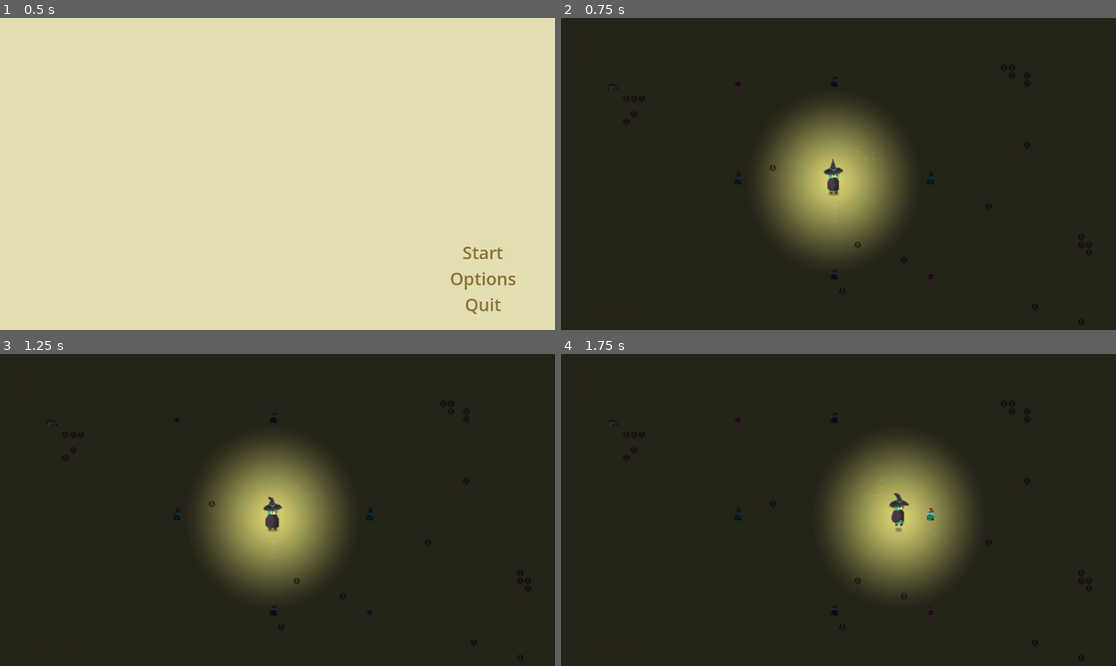
Above: before the commit, frames 1-4 (two rows, left to right).
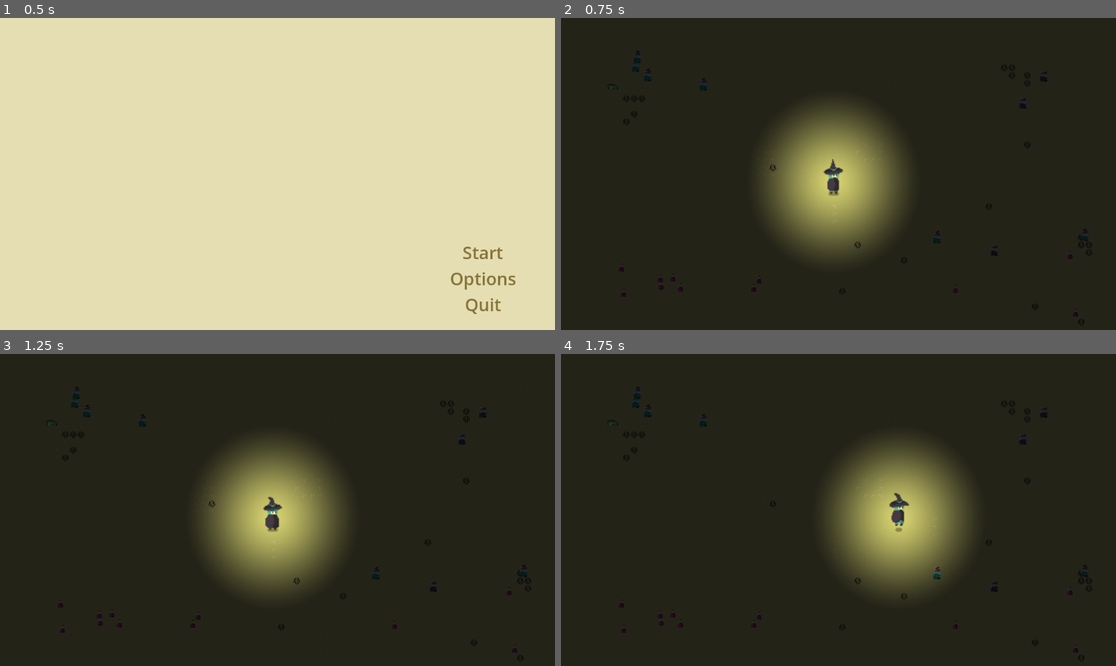
Above: after the commit, the same moments.

Repository: AnthonyDrow21/PSGameJam2024-2
Game: Godot game, scene res://Menus/MainMenu.tscn
Two runs of this game, one before a commit and one after it. Both use one fixed random seed, a clock stepped at 60 frames per second and the inputs below. Sound files missing from this copy of the repository are replaced by a short silence.
Inputs (mouse positions are in pixels of both pictures, inside the frame that each line leads up to):
- Up to frame 1 (0.5 s): no input
- Up to frame 2 (0.75 s): click "Start" at 0.5 s
- Up to frame 3 (1.25 s): no input
- Up to frame 4 (1.75 s): move the mouse to (960, 494) at 1.27 s; hold Right (ui_right) from 1.28 s (still down); click (960, 494) at 1.42 s; tap Space (ui_select) at 1.52 s

Frame 1 is identical in both runs. In frame 2, 0.2% of the frame differs, in the area x 10-95%, y 10-96%; in frame 3, 0.2%; in frame 4, 0.3%.

Commit message:
Add ItemSpawnZone
Added ItemSpawnZone, which can be instantiated in the World and customized through the exported parameters. Spawn zone can optionally respawn items at a specified increment. Items in the spawn zone will be randomly chosen from the itemIds array, which should have valid Item IDs as defined in the ItemDatabase.

Removed temporary world item spawn code with temporary placed zones that spawn green, pink, black, and all types of potions respectively. Green potion spawn zone will respawn items every 5 seconds. We can add real zones with useful items later.

Diff:
--- a/Elements/ItemDrop.gd
+++ b/Elements/ItemDrop.gd
@@ -12,6 +12,8 @@
 var player = null
 var being_picked_up = false
 var is_playing = false;
+
+signal picked_up
 
 # Called when the node enters the scene tree for the first time.
 func _ready():
@@ -45,6 +47,7 @@
 func pick_up_item(body):
 	player = body
 	being_picked_up = true
+	emit_signal("picked_up")
 
 func _on_pickup_audio_finished() -> void:
 	queue_free()
--- /dev/null
+++ b/Elements/ItemSpawnZone.gd
@@ -0,0 +1,92 @@
+extends Control
+
+var ItemDropClass = preload("res://Elements/ItemDrop.tscn")
+
+@export var shouldRespawnIfEmpty = false
+@export var respawnTime_sec = 20 # unused if shouldRespawnIfEmpty is false
+@export var maxNumberOfItems = 10
+@export var minNumberOfItems = 1
+@export var itemIds = []
+
+var RNG = RandomNumberGenerator.new()
+
+# Respawn variables- timer used to respawn items according to respawnTime_sec;
+# _num_items_left_to_spawn used to track how many items (up to max) we've tried to respawn
+var _respawn_item_timer : Timer = null
+var _num_items_left_to_spawn : int = 0
+var _respawning : bool = false
+
+# Number of items in the zone- this gets reduced when player picks items out of spawn
+# and when we spawn new items in
+var _num_items = 0
+
+# Bounds of the spawning zone
+var minx : int
+var miny : int
+var maxx : int
+var maxy : int
+
+func _initialize():
+	minx = self.global_position.x
+	miny = self.global_position.y
+	maxx = minx + self.size.x
+	maxy = miny + self.size.y
+	print("Creating zone (", minx, ",", maxx, ") (", miny, ",", maxy, ")")
+	spawn_initial_items()
+
+func item_removed_from_zone():
+	_num_items -= 1
+	if _num_items == 0 and shouldRespawnIfEmpty and not _respawning:
+		_respawning = true
+		_num_items_left_to_spawn = maxNumberOfItems
+		respawn_timer_start()
+
+func respawn_timer_start():
+	#print("try respawn item; try: ", _num_items_left_to_spawn, "; itemcount: ", _num_items)
+	# start a timer to respawn one item at a time until we have items between min and max
+	_respawn_item_timer = Timer.new()
+	add_child(_respawn_item_timer)
+	_respawn_item_timer.start(respawnTime_sec)
+	_respawn_item_timer.one_shot = true
+	_respawn_item_timer.connect("timeout", _on_respawn_item_timer_timeout)
+
+func _on_respawn_item_timer_timeout():
+	_num_items_left_to_spawn -= 1
+	remove_child(_respawn_item_timer)
+
+	# stop respawning if we've already respawned
+	if _num_items_left_to_spawn == 0:
+		# but keep respawning if player picked up all the items we spawned already!
+		if _num_items != 0:
+			#print("done spawning")
+			_respawning = false
+			return
+		else:
+			_num_items_left_to_spawn = maxNumberOfItems
+
+	spawn_item()
+	respawn_timer_start()
+
+func spawn_item():
+	# Always spawn minimum number of items; after that
+	# it's a 50/50 draw if we want to spawn additional items
+	if _num_items >= minNumberOfItems:
+		var shouldSpawnItem = randi() % 2
+		if not shouldSpawnItem:
+			return
+
+	# pick a random item type from the list and put it at a random spot in the zone
+	var item_id_index = randi_range(0, itemIds.size()-1) # uniform random int
+	var xrand = RNG.randf_range(minx, maxx) # uniform random float
+	var yrand = RNG.randf_range(miny, maxy) # uniform random float
+
+	var item = ItemDropClass.instantiate().with_id(itemIds[item_id_index])
+	item.picked_up.connect(item_removed_from_zone)
+	get_parent().add_child(item)
+	item.position.x = xrand
+	item.position.y = yrand
+	_num_items += 1
+
+func spawn_initial_items():
+	for i in range(0, maxNumberOfItems):
+		spawn_item()
--- /dev/null
+++ b/Elements/ItemSpawnZone.tscn
@@ -0,0 +1,10 @@
+[gd_scene load_steps=2 format=3 uid="uid://te8jlc7c4wpr"]
+
+[ext_resource type="Script" path="res://Elements/ItemSpawnZone.gd" id="1_khnre"]
+
+[node name="ItemSpawnZone" type="Control"]
+modulate = Color(1, 0, 1, 0.27451)
+custom_minimum_size = Vector2(10, 10)
+layout_mode = 3
+anchors_preset = 0
+script = ExtResource("1_khnre")
--- a/World.gd
+++ b/World.gd
@@ -18,7 +18,6 @@
 # Called when the node enters the scene tree for the first time.
 func _ready():
 	$Player/CharacterBody2D/PointLight2D.connect("game_over", on_game_over)
-	test_spawn_items()
 	add_menu(INVENTORY_MENU)
 	INVENTORY_MENU.hide()
 
@@ -26,6 +25,10 @@
 	PAUSE_MENU.toggle_pause.connect(on_pause_toggled)
 	PAUSE_MENU.restart_requested.connect(on_restart)
 	PAUSE_MENU.hide()
+
+	# initialize spawn zones
+	for zone in get_tree().get_nodes_in_group("SpawnZones"):
+		zone._initialize()
 
 # Called every frame. 'delta' is the elapsed time since the previous frame.
 func _process(delta):
@@ -73,37 +76,3 @@
 	gameOverMenu.toggle_pause.connect(on_pause_toggled)
 	gameOverMenu.restart_requested.connect(on_restart)
 	add_menu(gameOverMenu)
-
-# test spawning in some items
-func test_spawn_items():
-	const offset = 200
-	# we could be more clever about this, but just testing for now
-	var item1 = ItemDrop.instantiate().with_id("green_potion")
-	get_tree().current_scene.add_child(item1)
-	item1.position.x = $Player.position.x + offset
-	item1.position.y = $Player.position.y
-
-	var item2 = ItemDrop.instantiate().with_id("black_potion")
-	get_tree().current_scene.add_child(item2)
-	item2.position.x = $Player.position.x
-	item2.position.y = $Player.position.y + offset
-
-	var item3 = ItemDrop.instantiate().with_id("green_potion")
-	get_tree().current_scene.add_child(item3)
-	item3.position.x = $Player.position.x - offset
-	item3.position.y = $Player.position.y
-
-	var item4 = ItemDrop.instantiate().with_id("black_potion")
-	get_tree().current_scene.add_child(item4)
-	item4.position.x = $Player.position.x
-	item4.position.y = $Player.position.y - offset
-
-	var item5 = ItemDrop.instantiate().with_id("pink_potion")
-	get_tree().current_scene.add_child(item5)
-	item5.position.x = $Player.position.x + offset
-	item5.position.y = $Player.position.y + offset
-
-	var item6 = ItemDrop.instantiate().with_id("pink_potion")
-	get_tree().current_scene.add_child(item6)
-	item6.position.x = $Player.position.x - offset
-	item6.position.y = $Player.position.y - offset
--- a/World.tscn
+++ b/World.tscn
@@ -1,9 +1,10 @@
-[gd_scene load_steps=5 format=3 uid="uid://uc81tvqarkao"]
+[gd_scene load_steps=6 format=3 uid="uid://uc81tvqarkao"]
 
 [ext_resource type="PackedScene" uid="uid://djq3261fo0ym0" path="res://Player.tscn" id="1_ll608"]
 [ext_resource type="Script" path="res://World.gd" id="1_tvj70"]
 [ext_resource type="PackedScene" uid="uid://cnwhwyqvffjtw" path="res://Maps/Forrest.tscn" id="2_0t12h"]
 [ext_resource type="PackedScene" uid="uid://cd4vunmawu2he" path="res://Frog.tscn" id="3_65jqr"]
+[ext_resource type="PackedScene" uid="uid://te8jlc7c4wpr" path="res://Elements/ItemSpawnZone.tscn" id="5_ukgj6"]
 
 [node name="World" type="Node2D"]
 light_mask = 3
@@ -38,3 +39,40 @@
 color = Color(0.196078, 0.196078, 0.196078, 1)
 
 [node name="CanvasLayer" type="CanvasLayer" parent="."]
+
+[node name="ItemSpawnZone_GreenPotions" parent="." groups=["SpawnZones"] instance=ExtResource("5_ukgj6")]
+offset_left = 126.0
+offset_top = 53.0
+offset_right = 345.0
+offset_bottom = 169.0
+shouldRespawnIfEmpty = true
+respawnTime_sec = 5
+maxNumberOfItems = 6
+minNumberOfItems = 2
+itemIds = ["green_potion"]
+
+[node name="ItemSpawnZone_PinkPotions" parent="." groups=["SpawnZones"] instance=ExtResource("5_ukgj6")]
+offset_left = 77.0
+offset_top = 516.0
+offset_right = 416.0
+offset_bottom = 591.0
+maxNumberOfItems = 8
+minNumberOfItems = 3
+itemIds = ["pink_potion"]
+
+[node name="ItemSpawnZone_BlackPotions" parent="." groups=["SpawnZones"] instance=ExtResource("5_ukgj6")]
+offset_left = 883.0
+offset_top = 85.0
+offset_right = 1009.0
+offset_bottom = 192.0
+maxNumberOfItems = 4
+itemIds = ["black_potion"]
+
+[node name="ItemSpawnZone_AllPotions" parent="." groups=["SpawnZones"] instance=ExtResource("5_ukgj6")]
+offset_left = 755.0
+offset_top = 430.0
+offset_right = 1113.0
+offset_bottom = 613.0
+maxNumberOfItems = 8
+minNumberOfItems = 3
+itemIds = ["green_potion", "pink_potion", "black_potion"]
